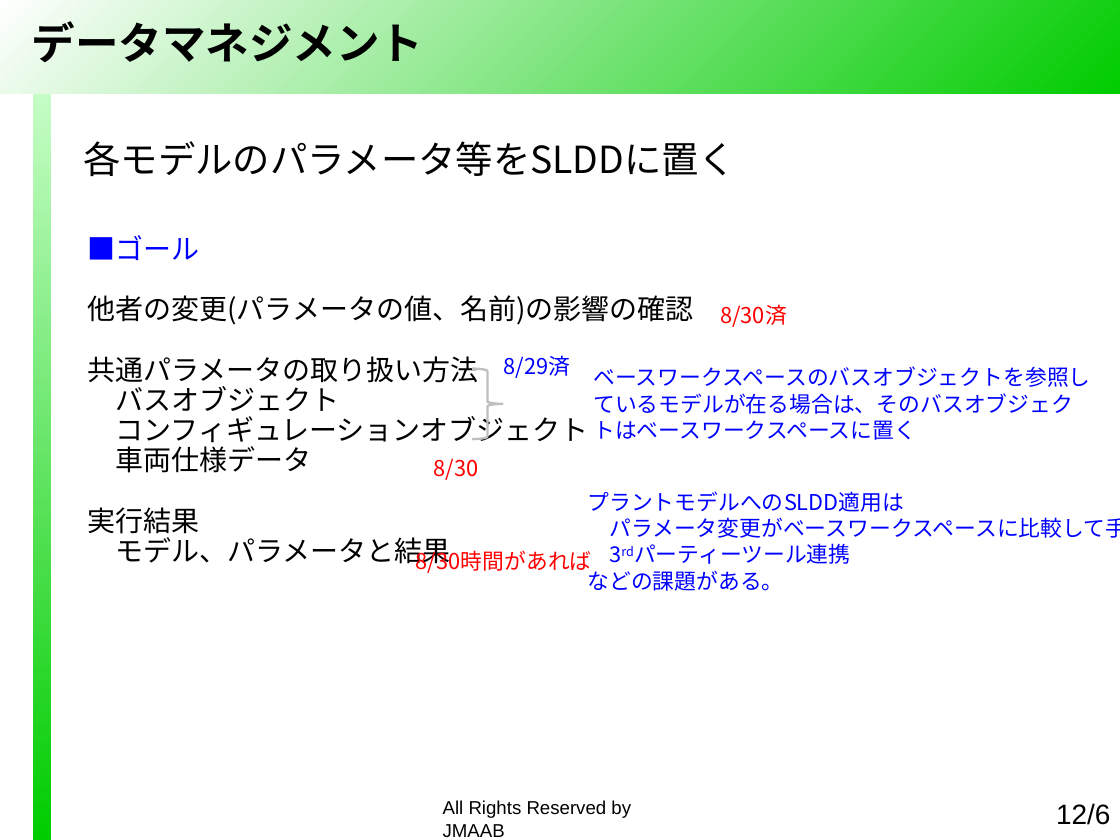
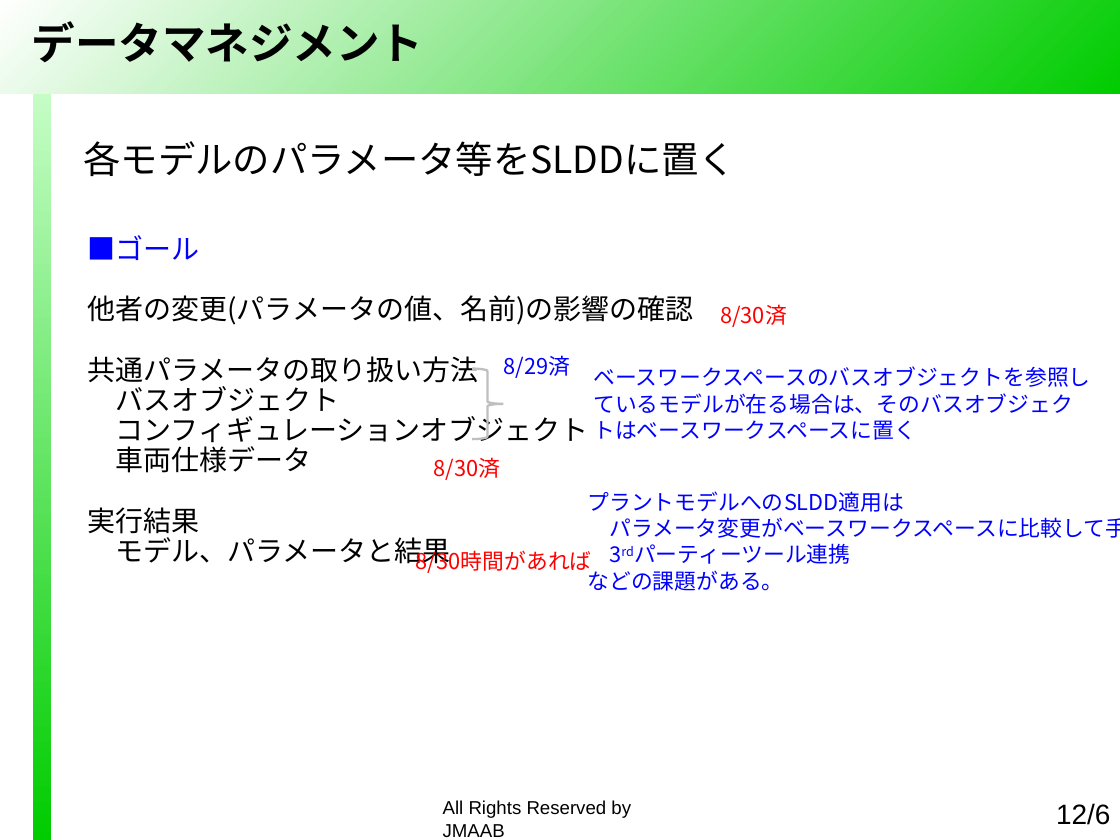
Before and after one commit to jmaab-coopctrl/HEV-model, a slide deck: slide 13 of Working/2019.8.29_協調制御モデル規格化WS2019第7回_議題案2.pptx. Drawn at 1120x840 pixels with LibreOffice and Linux fonts; fonts in the diff are those of the drawing; background and template pictures are left out. Boxes give left, top, right and bottom in pixels: in the first picture for what was removed or moved away, otherwise in the second. Text is boxed around its words. In the diff, an @@ line names an element or a change of style, - is before the commit and + after.

```diff
--- a/Working/2019.8.29_協調制御モデル規格化WS2019第7回_議題案2.pptx
+++ b/Working/2019.8.29_協調制御モデル規格化WS2019第7回_議題案2.pptx
@@ text at [434,457,501,480]: text changed @@
-8/30
+8/30済
```
Also in this commit, not shown: 1 other slide changed, 2 slides added, 1 other file.
